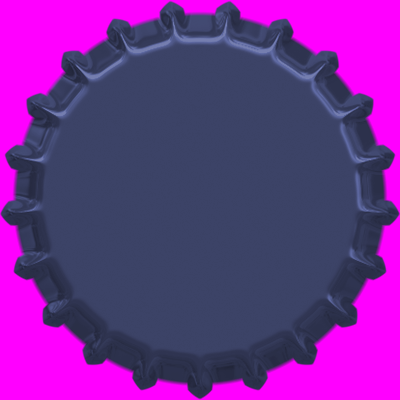
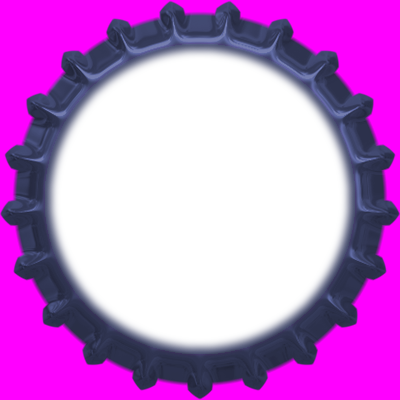
Layers edited between the first and the second 400px x 400px image:
painted on "Blue" over [43, 42, 357, 356]
